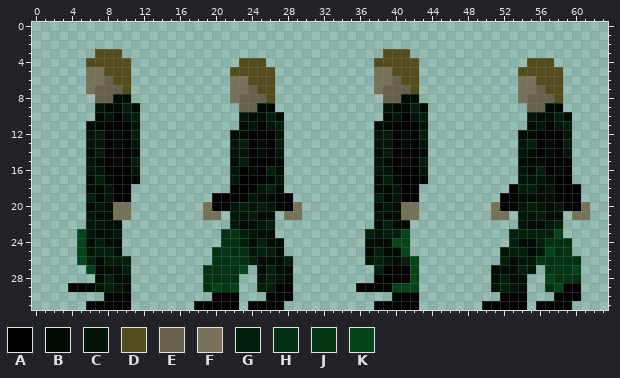
Two states of a pixel-art sprite, assets/characters/player_walking_left.png. The picture above is the old version.
The file is 64x32 pixels. Colours within 5 levels of each other are drawn and written as one.
Palette (. is transparent): A #000000  B #000b04  C #011608  D #534c1d  E #66624d  F #767257  G #011f0b  H #023012  J #023613  K #034419
Pixels before, first column x 4:
 3 ...DDD.............................DDD....................
 4 ..DDDDD............DDD............DDDDD............DDD....
 5 ..FFDDD...........DDDDD...........FFDDD...........DDDDD...
 6 ..FFEDD...........FFDDD...........FFEDD...........FFDDD...
 7 ..FEEED...........FFEDD...........FEEED...........FFEDD...
 8 ...EEBB...........FEEED............EEBB...........FEEED...
 9 ...CBBGB...........EEBB............CBBGB...........EEBB...
10 ...BCACG...........CBBGB...........BCACG...........CBBGB..
11 ..BBAAAC...........BCACG..........BBAAAC...........BCACG..
12 ..CGABAG..........BBAAAC..........CGABAG..........BBAAAC..
13 ..CCABAC..........CGABAG..........CCABAC..........CGABAG..
14 ..BGAAAB..........CCABAC..........BGAAAB..........CBABAC..
15 ..CBABAG..........BGAAAB..........CBABAG..........BBBAAA..
16 ..CCAAAC..........CABAGB..........CCAAAC..........CBGABA..
17 ..BGBAAB..........CAAABC..........BGBAAB..........CCCBAA..
18 ..BBCAA...........AAACGB..........BBCAA..........AGGBCAAA.
19 ..GBCAA.........AAAACBBAA.........GBCAA.........AABBBBAAA.
20 ..BCBFF........FAACGCGCAAF........BCBFF........FAACGCBCAAF
21 ..CBBFF........FF.CCGBB.FF........CBBFF........FF.CCGBB.FF
22 ..CCBB............CBBCG...........BGBB............CBBCG...
23 .KCBBC...........HJGCBB..........GCGGK...........GGGGGK...
24 .KBGBB...........HHGBGBB.........BBBKK...........GBBGHHH..
25 .KCGGB..........HJHHCGGB.........BGBBK..........CGGBCKHJ..
26 .KGBGGG.........HHJHGBBBG........CGCBGK.........GBCCJHJHH.
27 ..KBBBG........HHJHK.BGBB.........GAAAK........BBBGC.JJHK.
28 ...BGBB........JHHH..CGCB.........AAAAK........BGBB..KHJH.
29 AAACGCB........HKJK..GGAA.......AAAAKKK........CGCB..HKAA.
30 ....AAA.........AAA...AAA...........AAA.........AAA...AAA.
31 ..AAAAA.......AAAAA.AAAA..........AAAAA.......AAAAA.AAAA..
The same view after the edit:
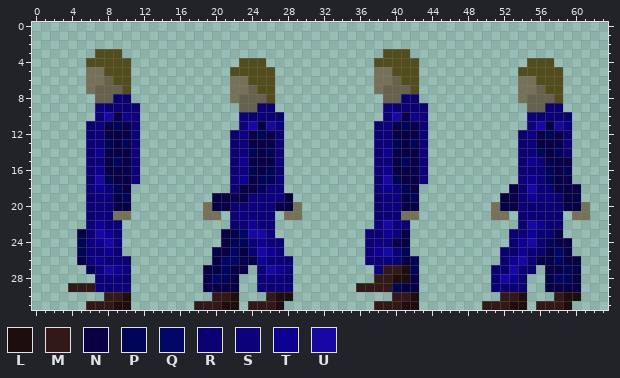
Colours new in this view: L #1d0d0d  M #331818  N #070047  P #000558  Q #000666  R #0b0072  S #0d007b  T #0f0094  U #1707a5
Difference:
Changed rows in their new state; - is an unchanged pixel.
first column x 4:
 8 -----RR------------------------------RR------------------
 9 ---SRSRR-------------RR------------SRSRR-------------RR--
10 ---SUNTS-----------SRSRR-----------SUNTS-----------SRSRR-
11 --RSNPNR-----------SUNUS----------RSNPNR-----------SUNUS-
12 --RSNNNS----------RSNPNR----------RSNNNS----------RSNPNR-
13 --SSPNPR----------RSNNNS----------SSPNPR----------RSNNNS-
14 --RTNNNS----------SSPNPR----------RTNNNS----------SSPNPR-
15 --SSNPNR----------RTNNNS----------SSNPNR----------RTSNNN-
16 --STNNNS----------SSPNPR----------STNNNS----------SSSPNP-
17 --RUPNNS----------STNPPS----------RUPNNS----------STSPNN-
18 --STSPN-----------SNNPSS----------STSPN----------NRUSRNNN
19 --RSSNP---------NNNNSSSSN---------RSSNP---------NNRTSSRNN
20 --SSSNN---------NNRSSSSNN---------RSSNN---------NNRRRRRNN
21 --RSS-------------SSSSS-----------RRS-------------RRRRR--
22 --STSS------------RSTSS-----------SUSS------------RUTRR--
23 -NRUTS-----------NNQUUS----------SRTSN-----------RRTRRN--
24 -PSTUS-----------NPPSTSS---------SSSNN-----------RTURPNN-
25 -PSSTR----------NNQNRUTS---------STUSP----------RRTRRNQN-
26 -NSTSSS---------NQQNNTSSS--------SSSSNP---------RTURNNQNN
27 --PSUTS--------NNPNN-SUTS---------SMMLP--------RRURR-NNPN
28 ---SSSR--------NQPN--SSSR---------MMLLN--------RUTR--NQPN
29 MMMSRSS--------NNNN--SRSS-------MMMMPNN--------RRRR--NNNN
30 ----MML---------MML---MLL-----------MML---------MML---MLL
31 --MMMLL-------MMMLL-MMML----------MMMLL-------MMMLL-MMML-
